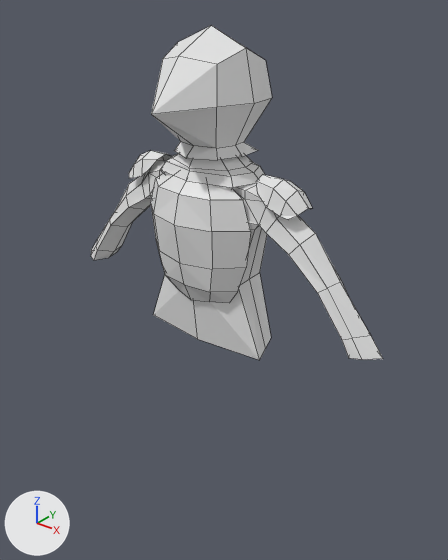
The Blender file Assets/Art/Models/simple_knight.blend as it was, and as the next commit left it.
Before and after are seen from a camera (50 mm lens) standing at (4.73, -5.69, 1.33) and looking at (0.1, 0.09, -2.25). The axes (+X, +Y, +Z) are drawn at lower left. The lights are the same throughout. The first picture is the older version. Mesh edges are drawn as thin lines.
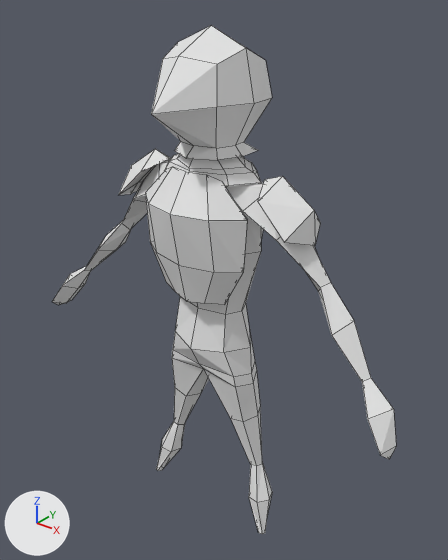
The change, as a diff of the scene's bpy script:
```diff
--- a/Assets/Art/Models/simple_knight.blend.py
+++ b/Assets/Art/Models/simple_knight.blend.py
@@ me_cube_005 @@
 # used by ob_cube_004; location = (0.0, 0.0, -0.79); scale = (0.647, 0.647, 0.647)
-me_cube_005.from_pydata(...)  # 18 vertices, 10 faces; spans x -1.24..0.0, y -1.09..-0.42, z -2.42..0.14
+me_cube_005.from_pydata(...)  # 12 vertices, 6 faces; spans x -1.25..0.0, y -1.08..-0.42, z -2.4..0.18
+# me_cube_005 part 1: the whole mesh is rebuilt
@@ me_cube_004_1 @@
+me_cube_004_1.from_pydata([(-1.54, 0.055, 0.196), (-1.422, -0.516, -0.14), (-1.422, 0.54, -0.14), (-2.234, 0.008, -0.258), (-2.041, 0.597, -0.712), (-2.041, -0.581, -0.712), (-1.154, 0.065, 0.061), (-2.297, 0.006, -0.892), (-2.066, 0.024, -0.591), (-1.446, 0.049, -0.019)], [], [(2, 0, 6), (5, 3, 7), (3, 5, 1, 0), (3, 4, 7), (0, 2, 4, 3), (0, 1, 6), (6, 1, 9), (7, 4, 8), (8, 9, 1, 5), (4, 2, 9, 8), (5, 7, 8), (2, 6, 9)])
@@ me_cube_002_1 @@
+me_cube_002_1.from_pydata(...)  # 92 vertices, 84 faces; spans x -4.44..0.0, y -0.94..0.75, z -7.99..0.18
@@ ob_cube_001 @@
-ob_cube_001 = bpy.data.objects.new('Cube.001', me_cube_002)
-ob_cube_001.location = (0.0, 0.0, -0.79)
-ob_cube_001.scale = (0.647, 0.647, 0.647)
-_m = ob_cube_001.modifiers.new('Mirror', 'MIRROR')
-_m.use_clip = True
@@ ob_cube_003 @@
-ob_cube_003 = bpy.data.objects.new('Cube.003', me_cube_004)
-ob_cube_003.location = (0.0, 0.0, -0.79)
-ob_cube_003.scale = (0.647, 0.647, 0.647)
-_m = ob_cube_003.modifiers.new('Mirror', 'MIRROR')
-_m.use_clip = True
@@ ob_cube_004 @@
 ob_cube_004 = bpy.data.objects.new('Cube.004', me_cube_005)
-ob_cube_004.location = (0.0, 0.0, -0.79)
+ob_cube_004.location = (0.0, -0.08, -0.79)
 ob_cube_004.scale = (0.647, 0.647, 0.647)
@@ ob_cube_004 @@
 _m = ob_cube_004.modifiers.new('Mirror', 'MIRROR')
 _m.use_clip = True
+_m = ob_cube_004.modifiers.new('Solidify', 'SOLIDIFY')
+_m.thickness = 0.15
@@ ob_pauldron @@
+ob_pauldron = bpy.data.objects.new('pauldron', me_cube_004_1)
+ob_pauldron.location = (0.0, 0.0, -0.79)
+ob_pauldron.scale = (0.647, 0.647, 0.647)
+_m = ob_pauldron.modifiers.new('Mirror', 'MIRROR')
+_m.use_clip = True
@@ ob_body @@
+ob_body = bpy.data.objects.new('body', me_cube_002_1)
+ob_body.location = (0.0, 0.0, -0.79)
+ob_body.scale = (0.647, 0.647, 0.647)
+_m = ob_body.modifiers.new('Mirror', 'MIRROR')
+_m.use_clip = True
```

Changed parts and their boxes [x1, y1, x2, y2] in the pictures (448 x 560 px):
'body', added: after [52, 162, 396, 534]
'Cube.001', deleted: before [91, 160, 383, 360]
'Cube.004', reshaped, moved, modifiers changed (6% taller): before [151, 173, 251, 303]; after [145, 167, 247, 305]
'pauldron', added: after [118, 149, 320, 245]
'Cube.003', deleted: before [129, 151, 312, 219]
